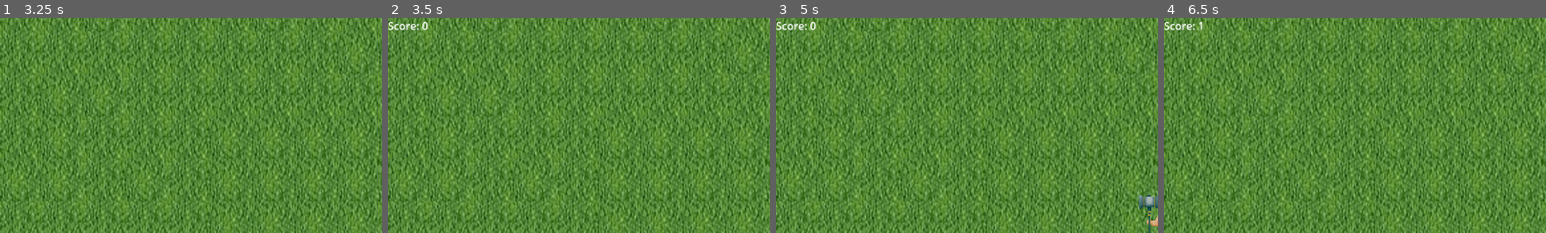
Above: before the commit, frames 1-4 (left to right).
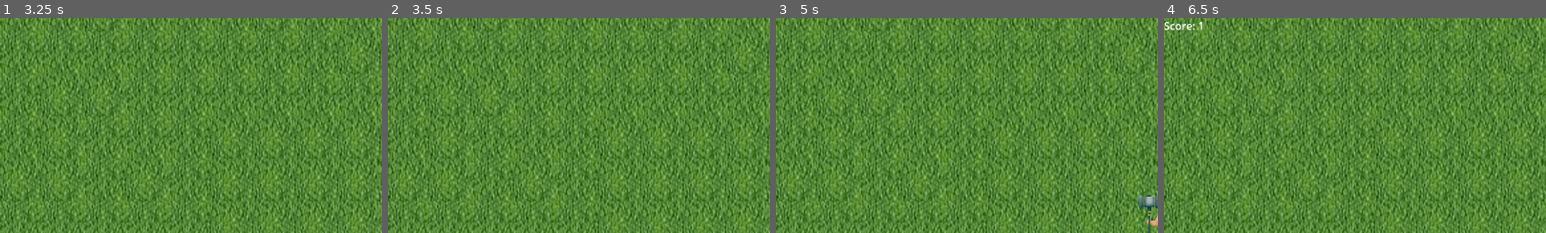
Above: after the commit, the same moments.

Repository: chii-vu/Grimlite
Game: Godot game, scene res://GameplayScene.tscn
Same seed, same stepped clock (60 frames per second), same inputs: the game is played once before the commit and once after it.
Inputs:
- Up to frame 1 (3.25 s): tap Enter at 0.5 s; hold Right (ui_right) 0.53-1.28 s; hold Space (Shoot) 0.53-1.28 s; hold Down (ui_down) 1.28-2.03 s; tap Space (Shoot) at 1.35, 2.85 s; hold Right (ui_right) 2.03-2.78 s; hold Space (Shoot) 2.03-2.78 s; hold Up (ui_up) from 2.78 s (still down)
- Up to frame 2 (3.5 s): keep holding Up (ui_up)
- Up to frame 3 (5 s): release Up (ui_up) at 3.53 s; hold Space (Shoot) 3.53-4.28 s; hold Left (ui_left) from 3.53 s (still down); tap Space (Shoot) at 4.35 s
- Up to frame 4 (6.5 s): release Left (ui_left) at 5.03 s; hold Down (ui_down) 5.03-5.78 s; hold Space (Shoot) 5.03-5.78 s; hold Right (ui_right) from 5.78 s (still down); tap Space (Shoot) at 5.85 s
The pictures show only the part of the screen within x 0-50%, y 0-50%; the shares and areas given below are measured in that part.

Frame 1 is identical in both runs. In frame 2, 0.2% of the frame differs, in the area x 0-11%, y 1-6%; in frame 3, 0.2%; in frame 4, nothing differs.

Commit message:
fix score system, add enemy collision w/ player while letting player move freely, change player's hit signal into a bool flag

Diff:
--- a/GameplayScene.tscn
+++ b/GameplayScene.tscn
@@ -1,9 +1,8 @@
-[gd_scene load_steps=5 format=3 uid="uid://cdopx0hcp0mqx"]
+[gd_scene load_steps=4 format=3 uid="uid://cdopx0hcp0mqx"]
 
 [ext_resource type="PackedScene" uid="uid://bmaroo3f1goxn" path="res://mvc/views/hud.tscn" id="2_bgu1p"]
 [ext_resource type="Texture2D" uid="uid://bci3x2vqo1p1u" path="res://assets/land_prototype.png" id="2_d0g5i"]
 [ext_resource type="PackedScene" uid="uid://lsgfp2mh8rop" path="res://mvc/Game.tscn" id="2_prymh"]
-[ext_resource type="Script" path="res://mvc/views/hud.gd" id="2_vl8vb"]
 
 [node name="GameplayScene" type="Node2D"]
 
@@ -12,7 +11,6 @@
 [node name="Camera2D" type="Camera2D" parent="."]
 
 [node name="HUD" parent="." instance=ExtResource("2_bgu1p")]
-script = ExtResource("2_vl8vb")
 
 [node name="CanvasLayer" type="CanvasLayer" parent="."]
 layer = -1
--- a/mvc/Game.gd
+++ b/mvc/Game.gd
@@ -16,21 +16,24 @@
 func _ready() -> void:
 	# Set player reference in the enemy spawner system
 	if enemy_spawner:
-		print("EnemySpawner found. Setting player reference.")
+		#print("EnemySpawner found. Setting player reference.")
 		enemy_spawner.set_player(player)
 	else:
 		print("Error: EnemySpawner not found. Check the node path.")
 
 	if weapon_spawner:
-		print("WeaponSpawner found. Setting player reference.")
+		#print("WeaponSpawner found. Setting player reference.")
 		weapon_spawner.set_player(player)
 	else:
 		print("Error: WeaponSpawner not found. Check the node path.")
 
 	if player:
-		print("Player is ready with position:", player.position)
+		#print("Player is ready with position:", player.position)
 		player.add_to_group("player")
 		player.hit.connect(_start_player_invincibility)
+		# initialize invuln timer
+		#player.invuln_timer.wait_time = player_invuln_time
+		#player.invuln_timer.timeout.connect(_end_player_invincibility)
 	else:
 		print("Error: Player node not found.")
 
@@ -38,13 +41,15 @@
 	screen_size = get_viewport().get_visible_rect().size
 	get_viewport().size_changed.connect(_get_new_screen_size)
 
+
 func _get_new_screen_size() -> void:
 	screen_size = get_viewport().get_visible_rect().size
+
 
 func _physics_process(delta: float) -> void:
 	_handle_movement(delta)
 
-func _handle_movement(_delta: float) -> void:
+func _handle_movement(delta:float) -> void:
 	if !player:
 		print("Error: Player reference is missing in _handle_movement.")
 	# Handle player movement based on input
@@ -60,15 +65,17 @@
 		player.velocity.x += 1
 		player_animation.move_right()
 
-	if Input.is_action_pressed("Shoot"):
-		print($"../HUD".score)
-
 	if player.velocity != Vector2.ZERO:
 		player.direction = player.velocity
 
 	# Normalize movement and apply speed
 	player.velocity = player.velocity.normalized() * player_speed
-	player.move_and_slide()
+	player.move_and_collide(player.velocity * delta)
+
+	if player.ishit:
+		player.ishit = false
+		print("player collide")
+		_start_player_invincibility()
 
 	## could maybe be done a bit better
 	var player_size = Vector2(76, 114)
@@ -77,12 +84,16 @@
 	player.position = player.position.clamp(-0.5*(screen_size - player_size), 0.5*(screen_size - player_size))
 
 
+
 func _start_player_invincibility() -> void:
+	# stop player from colliding w/ enemies
+	# player.set_collision_layer_value(1, false)
+	player.set_collision_mask_value(2, false)
+
 	# decrease score
 	Hud._dec_score()
+	print("player hit!")
 
-	# stop player from colliding w/ enemies
-	player.set_collision_layer_value(1, false)
 
 	# start timer to end invincibility
 	var timer = Timer.new()
@@ -93,7 +104,8 @@
 
 func _end_player_invincibility(timer:Timer) -> void:
 	# make player collidable w/ enemies again
-	player.set_collision_layer_value(1, true)
+	# player.set_collision_layer_value(1, true)
+	player.set_collision_mask_value(2, false)
 	player.remove_child(timer)
 	timer.queue_free()
 	return
--- a/mvc/Game.tscn
+++ b/mvc/Game.tscn
@@ -13,6 +13,8 @@
 [node name="EnemySpawnerSystem" type="Node" parent="."]
 script = ExtResource("3_mvaxx")
 enemy_prefab = ExtResource("4_xhn5g")
+spawn_interval = null
+max_enemies = null
 
 [node name="WeaponSpawnerSystem" type="Node" parent="."]
 script = ExtResource("4_rq8t2")
--- a/mvc/model/Player.gd
+++ b/mvc/model/Player.gd
@@ -7,6 +7,8 @@
 var dead: bool = false  # Player status
 var hori_direction: int = 1 # -1: left, 1: right
 var direction: Vector2 = Vector2(1, 0)
+var ishit: bool = false
+@onready var invuln_timer: Timer = $InvulnTimer
 
 signal hit
 
--- a/mvc/model/Player.tscn
+++ b/mvc/model/Player.tscn
@@ -5,8 +5,9 @@
 [ext_resource type="Texture2D" uid="uid://b45ooahysl3ww" path="res://assets/PlayerShip Spritesheet (32x32, 17 frames).png" id="3_u3t4c"]
 [ext_resource type="Texture2D" uid="uid://duevexs3sg5g0" path="res://assets/walk_cycle_prototype.png" id="4_11l76"]
 
-[sub_resource type="RectangleShape2D" id="RectangleShape2D_qc60u"]
-size = Vector2(76, 114)
+[sub_resource type="CapsuleShape2D" id="CapsuleShape2D_4b00j"]
+radius = 15.95
+height = 89.53
 
 [sub_resource type="AtlasTexture" id="AtlasTexture_e5sku"]
 atlas = ExtResource("3_u3t4c")
@@ -198,13 +199,16 @@
 }
 
 [node name="Player" type="CharacterBody2D"]
-collision_mask = 0
+disable_mode = 2
+collision_mask = 2
 motion_mode = 1
 wall_min_slide_angle = 0.0
+platform_on_leave = 2
+safe_margin = 24.174
 script = ExtResource("1_i0ayj")
 
 [node name="CollisionShape2D" type="CollisionShape2D" parent="."]
-shape = SubResource("RectangleShape2D_qc60u")
+shape = SubResource("CapsuleShape2D_4b00j")
 
 [node name="PlayerView" type="Node2D" parent="." node_paths=PackedStringArray("player", "animated_sprite")]
 position = Vector2(0, -3)
--- a/mvc/model/enemy/Eyeball.gd
+++ b/mvc/model/enemy/Eyeball.gd
@@ -13,18 +13,15 @@
 func _physics_process(delta: float) -> void:
 	move_and_slide()
 	for i in get_slide_collision_count():
+		var collision = get_slide_collision(i)
 		if get_slide_collision(i).get_collider().is_in_group("player"):
-			player.emit_signal("hit")
-			Hud._inc_score()
-			print("enemy collided with player")
-
+			player.ishit = true
 
 func set_player(player_ref: Player) -> void:
 	player = player_ref
-	print("Player reference set in Eyeball:", player)
 
 	if view:
 		view.set_player(player)  # Pass the player reference to EyeballView
-		print("Passing player reference to EyeballView.")
+		#print("Passing player reference to EyeballView.")
 	else:
 		print("Error: EyeballView not found as a child of Eyeball.")
--- a/mvc/model/enemy/Eyeball.tscn
+++ b/mvc/model/enemy/Eyeball.tscn
@@ -103,8 +103,10 @@
 [node name="Eyeball" type="CharacterBody2D"]
 collision_layer = 2
 collision_mask = 3
+collision_priority = 10.0
 motion_mode = 1
 wall_min_slide_angle = 0.0
+platform_on_leave = 2
 script = ExtResource("1_23g8y")
 speed = 75.0
 
--- a/mvc/model/weapon/Hammer.gd
+++ b/mvc/model/weapon/Hammer.gd
@@ -13,8 +13,4 @@
 	if collision:
 		if collision.get_collider().is_in_group("enemies"):
 			collision.get_collider().call("queue_free")
-			# increase score
 			Hud._inc_score()
-
-	#if get_slide_collision_count():
-		#queue_free()
--- a/mvc/systems/EnemySpawnerSystem.gd
+++ b/mvc/systems/EnemySpawnerSystem.gd
@@ -38,9 +38,7 @@
 func set_player(player_ref: Player) -> void:
 	# Update the reference to the player
 	player = player_ref
-	if player:
-		print("Player reference set in EnemySpawnerSystem:", player)
-	else:
+	if !player:
 		print("Error: Player reference is null in set_player.")
 
 func get_active_enemy_count() -> int:
--- a/mvc/systems/WeaponSpawnerSystem.gd
+++ b/mvc/systems/WeaponSpawnerSystem.gd
@@ -25,9 +25,7 @@
 
 func set_player(player_ref: Player) -> void:
 	player = player_ref
-	if player:
-		print("Player reference set in WeaponSpawnerSystem: ", player)
-	else:
+	if !player:
 		print("Error: Player reference is null in WeaponSpawnerSystem.set_player .")
 
 ################
--- a/mvc/views/hud.gd
+++ b/mvc/views/hud.gd
@@ -22,7 +22,7 @@
 
 
 func _dec_score() -> void:
-	if (score >= 0):
+	if (score > 0):
 		score -= 1
 	$ScoreCounter.set_text("Score: %s" % score)
 	return
